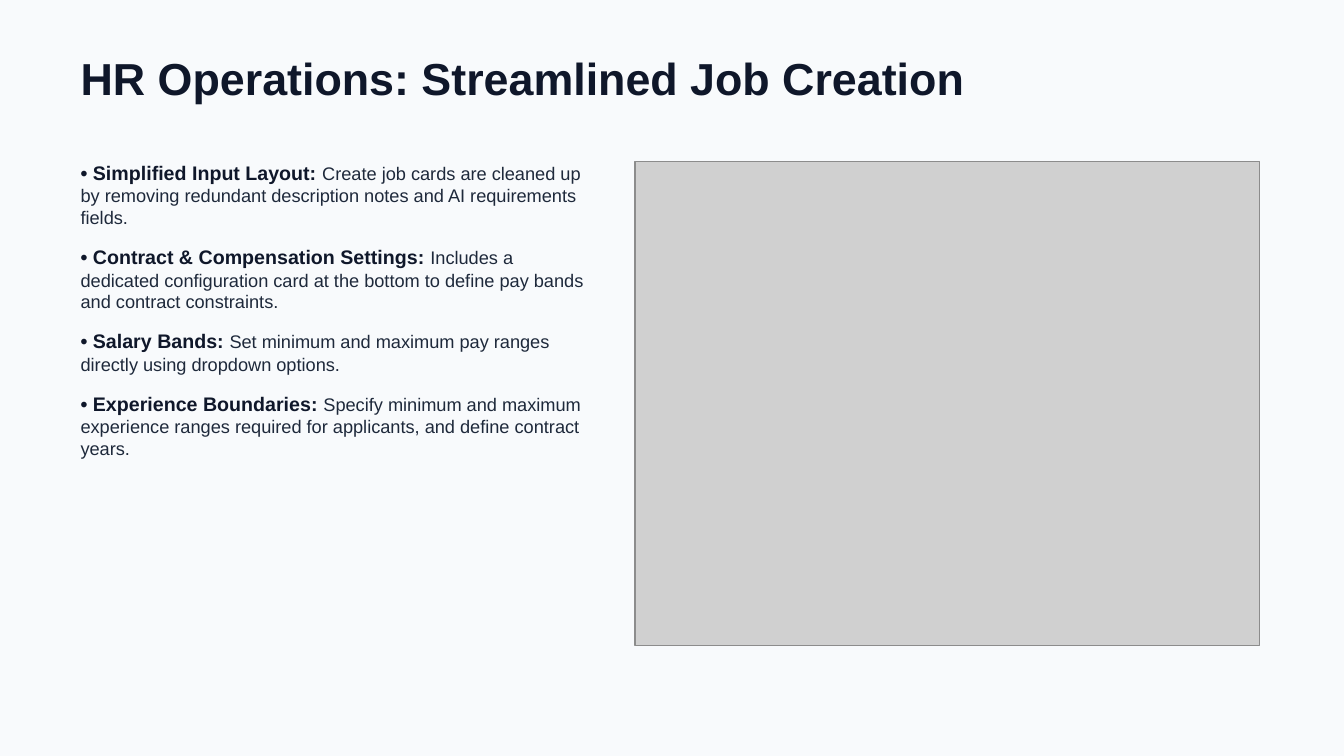
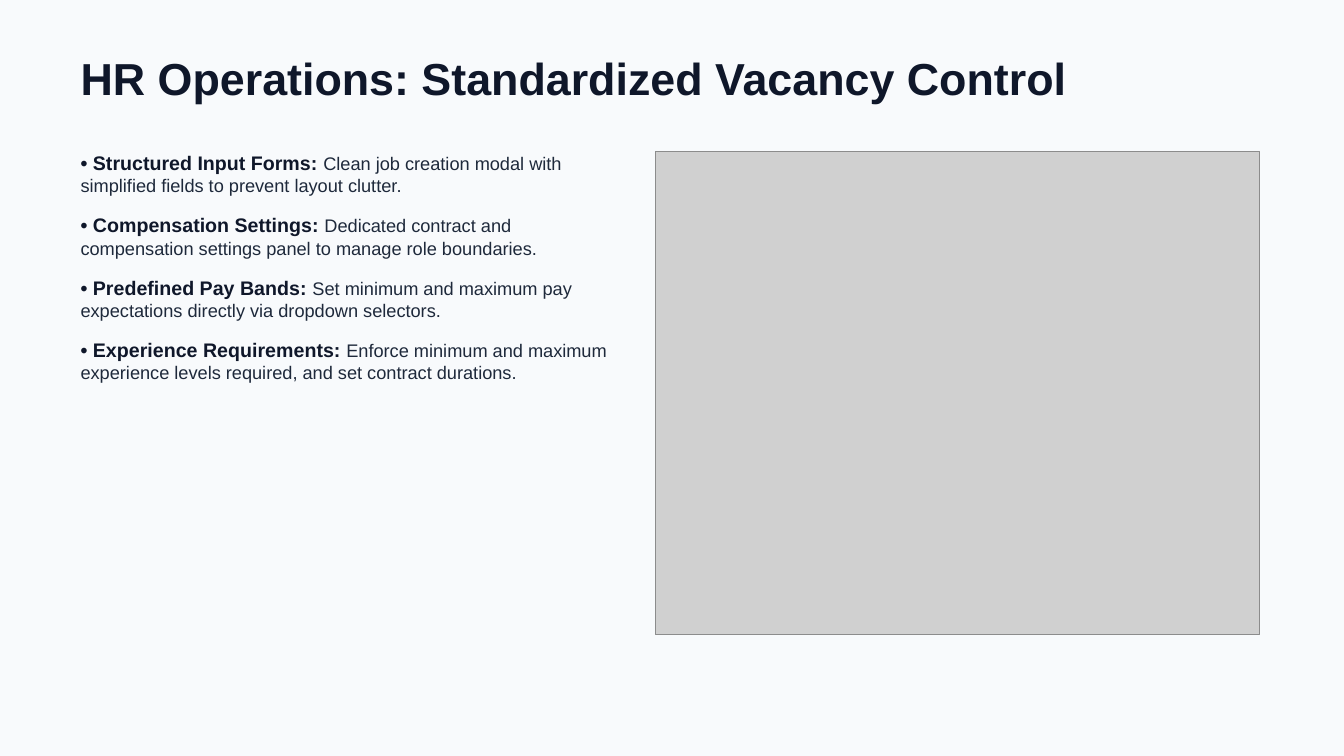
Before and after one commit to aws-ris/HR-Career-Portal, a slide deck: slide 5 of resources/HR_Portal_Presentation.pptx. Drawn at 1344x756 pixels with LibreOffice and Linux fonts; fonts in the diff are those of the drawing; grey boxes stand for pictures. Boxes give left, top, right and bottom in pixels: in the first picture for what was removed or moved away, otherwise in the second. Text is boxed around its words. In the diff, an @@ line names an element or a change of style, - is before the commit and + after.

```diff
--- a/resources/HR_Portal_Presentation.pptx
+++ b/resources/HR_Portal_Presentation.pptx
@@ text at (81,62,1066,104): text changed @@
-HR Operations: Streamlined Job Creation
+HR Operations: Standardized Vacancy Control
@@ text at (81,155,607,383): text changed @@
-• Simplified Input Layout: Create job cards are cleaned up by removing redundant description notes and AI requirements fields.
-• Contract & Compensation Settings: Includes a dedicated configuration card at the bottom to define pay bands and contract constraints.
-• Salary Bands: Set minimum and maximum pay ranges directly using dropdown options.
-• Experience Boundaries: Specify minimum and maximum experience ranges required for applicants, and define contract years.
+• Structured Input Forms: Clean job creation modal with simplified fields to prevent layout clutter.
+• Compensation Settings: Dedicated contract and compensation settings panel to manage role boundaries.
+• Predefined Pay Bands: Set minimum and maximum pay expectations directly via dropdown selectors.
+• Experience Requirements: Enforce minimum and maximum experience levels required, and set contract durations.
@@ picture: place and size @@
-picture at (635,161,1260,645)
+picture at (655,151,1260,635)
```
Also in this commit, not shown: 9 other slides changed.
